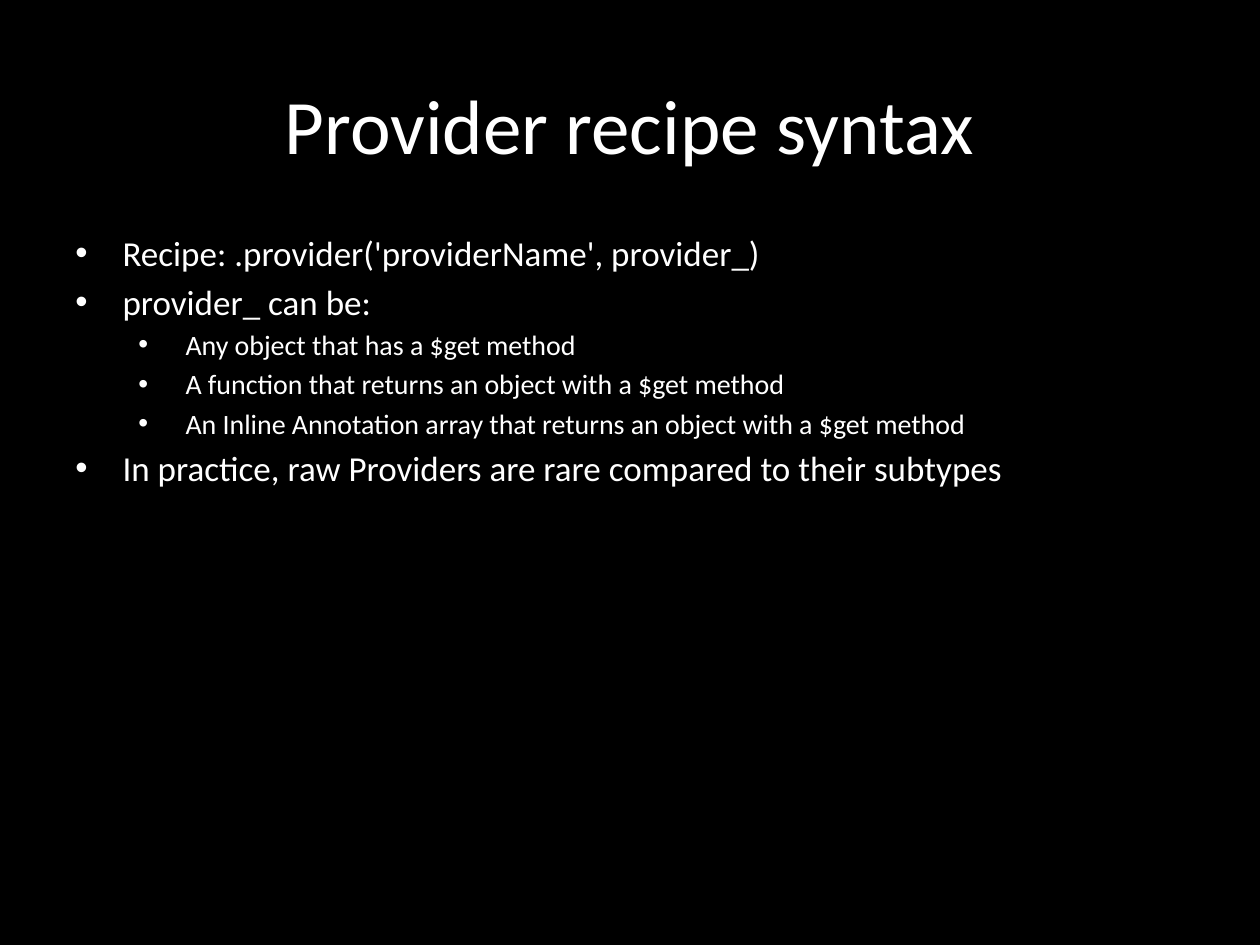
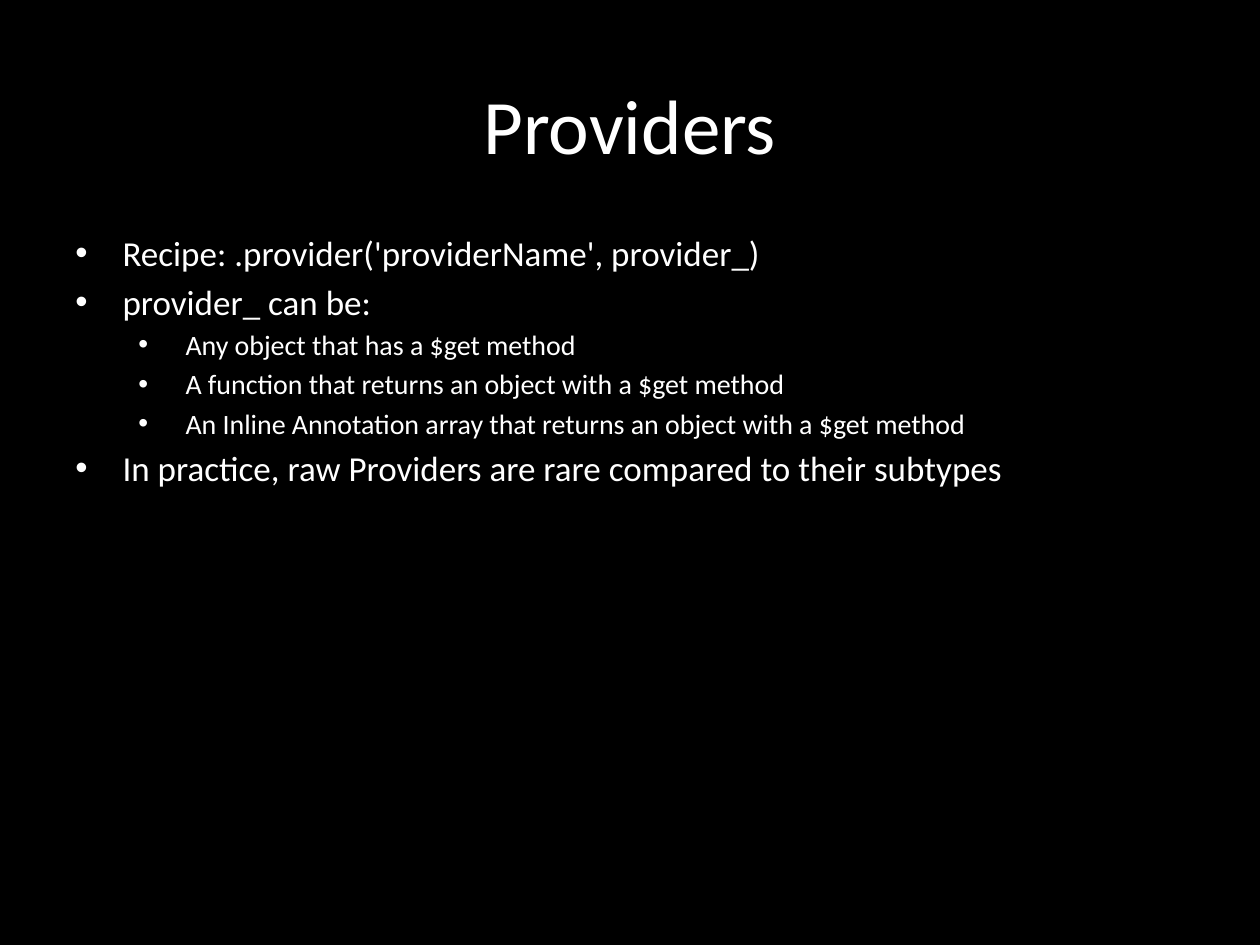
Before and after one commit to eliasjames/training-angular, a slide deck: slide 18 of slides/Angular Slides Day 2.pptx. Drawn at 1260x945 pixels with LibreOffice and Linux fonts; fonts in the diff are those of the drawing. Boxes give left, top, right and bottom in pixels: in the first picture for what was removed or moved away, otherwise in the second. Text is boxed around its words. In the diff, an @@ line names an element or a change of style, - is before the commit and + after.

```diff
--- a/slides/Angular Slides Day 2.pptx
+++ b/slides/Angular Slides Day 2.pptx
@@ title at box(484, 100, 776, 155): text changed @@
-Provider recipe syntax
+Providers
```
Also in this commit, not shown: 6 other slides changed, 1 slide added, 13 slides removed, 1 other file.
